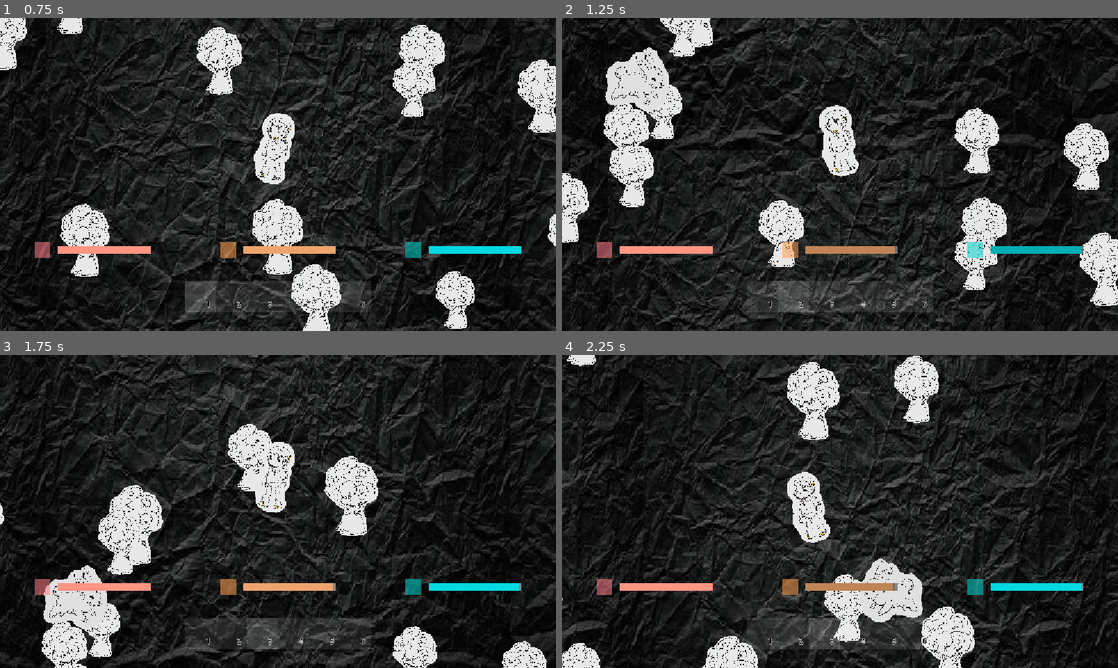
Above: before the commit, frames 1-4 (two rows, left to right).
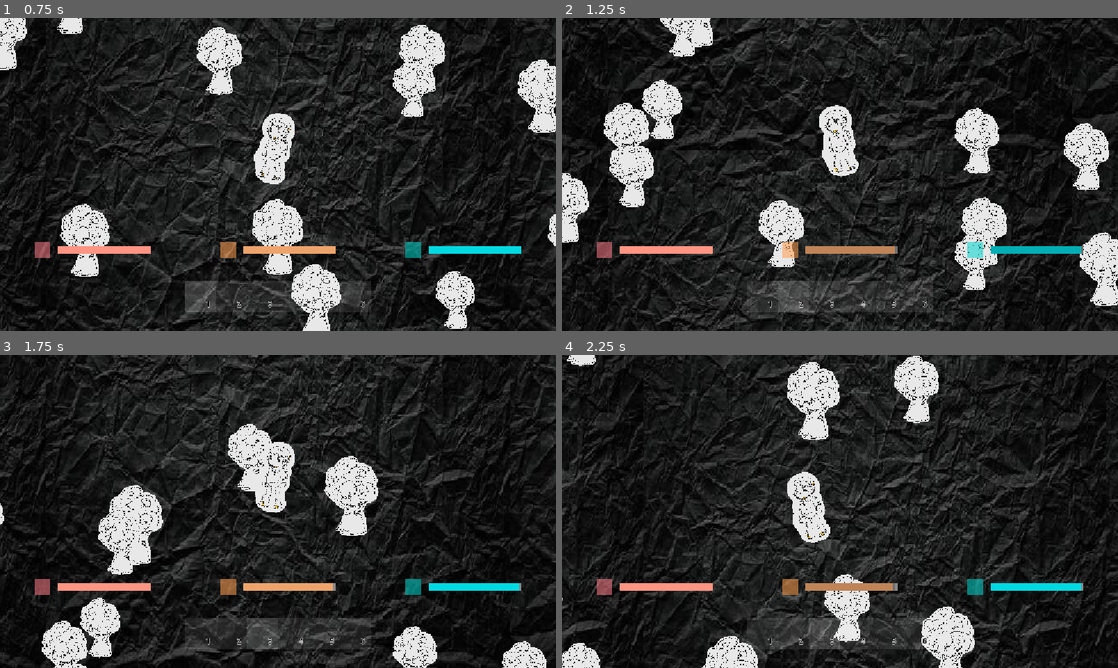
Above: after the commit, the same moments.

Repository: Duckwastakon/brackeysJam
Game: Godot game, scene res://map/map.tscn
Two runs of this game, one before a commit and one after it. Both use one fixed random seed, a clock stepped at 60 frames per second and the inputs below. The project has no main scene, so this scene is started directly.
Inputs (mouse positions are in pixels of both pictures, inside the frame that each line leads up to):
- Up to frame 1 (0.75 s): tap Enter at 0.5 s; move the mouse to (250, 237) at 0.52 s; hold W (up) from 0.53 s (still down); tap 1 (1) at 0.6 s
- Up to frame 2 (1.25 s): keep holding W (up); tap 2 (2) at 0.8 s
- Up to frame 3 (1.75 s): keep holding W (up); move the mouse to (444, 558) at 1.27 s; tap 2 (2) at 1.35 s; tap 3 (3) at 1.55 s
- Up to frame 4 (2.25 s): move the mouse to (673, 464) at 2.02 s; release W (up) at 2.03 s; hold A (left) from 2.03 s (still down); tap 3 (3) at 2.1 s

Frame 1 is identical in both runs. In frame 2, 1.4% of the frame differs, in the area x 7-20%, y 9-30%; in frame 3, 1.2%; in frame 4, 1.4%, in the area x 53-65%, y 64-86%.
Error after the commit: Cannot call method 'instantiate' on a null value. (res://map/map.gd:83)

Commit message:
monster and animals

Diff:
--- /dev/null
+++ b/animals/gd/animal.gd
@@ -0,0 +1,76 @@
+extends CharacterBody2D
+@onready var sprite = $Sprite
+@onready var switch = $Switch
+
+var animal_type: String
+var SPEED: float
+var HP: float
+var move_range: float
+var max_stop: int
+var random_wait: bool
+var food: int
+
+var f = true
+var movement: Vector2 = Vector2.ZERO
+var maxStop = false
+var stop = 0
+var dead = false
+
+func setup(type: String) -> void:
+	animal_type = type
+	var data = AnimalData.profiles[type]
+	SPEED = data["speed"]
+	HP = data["hp"]
+	move_range = data["move_range"]
+	max_stop = data["max_stop"]
+	random_wait = data["random_wait"]
+	food = randi_range(data["food_min"], data["food_max"])
+	sprite.texture = data["sprite"]
+
+func _ready() -> void:
+	if not switch.timeout.is_connected(_on_switch_timeout):
+		switch.timeout.connect(_on_switch_timeout)
+	switch.start()
+
+func _physics_process(delta: float) -> void:
+	Global.wobble(sprite, velocity)
+	velocity = movement * SPEED
+	move_and_slide()
+
+	maxStop = stop == max_stop
+
+	if HP <= 0:
+		death()
+
+func _on_switch_timeout() -> void:
+	if random_wait:
+		switch.wait_time = randi_range(1, 5)
+	random()
+	if f:
+		movement = Vector2.ZERO
+		stop += 1
+	else:
+		if movement == Vector2.ZERO:
+			start_moving()
+		else:
+			var range = randi_range(1, 180)
+			movement = movement.rotated(deg_to_rad(range))
+
+func start_moving() -> void:
+	movement = Vector2(
+		randi_range(-move_range, move_range),
+		randi_range(-move_range, move_range)
+	)
+
+func random() -> void:
+	if maxStop:
+		f = false
+		stop = 0
+	else:
+		f = randf() < 0.5
+
+func death() -> void:
+	pass
+
+func takeDamage() -> void:
+	pass
--- /dev/null
+++ b/animals/scene/animal.tscn
@@ -0,0 +1,19 @@
+[gd_scene format=3 uid="uid://gnx3tblbeb6x"]
+
+[ext_resource type="Script" uid="uid://dh1ebr2l3mdjh" path="res://animals/gd/animal.gd" id="1_xce6a"]
+
+[sub_resource type="CircleShape2D" id="CircleShape2D_xce6a"]
+radius = 47.010635
+
+[node name="Animal" type="CharacterBody2D" unique_id=297821148]
+script = ExtResource("1_xce6a")
+
+[node name="Sprite" type="Sprite2D" parent="." unique_id=632605598]
+
+[node name="Switch" type="Timer" parent="." unique_id=582591742]
+wait_time = 1.5
+
+[node name="CollisionShape2D" type="CollisionShape2D" parent="." unique_id=1972704939]
+shape = SubResource("CircleShape2D_xce6a")
+
+[connection signal="timeout" from="Switch" to="." method="_on_switch_timeout"]
--- /dev/null
+++ b/animals/scene/monster.gd
@@ -0,0 +1,77 @@
+extends CharacterBody2D
+@onready var sprite = $Sprite
+@onready var switch = $Switch
+
+var disguise_type: String
+var SPEED: float
+var move_range: float
+var max_stop: int
+var random_wait: bool
+
+var is_revealed = false
+var true_sprite = preload("res://drawn assets/monster.PNG")
+
+var f = true
+var movement: Vector2 = Vector2.ZERO
+var maxStop = false
+var stop = 0
+
+func disguise_as(type: String) -> void:
+	disguise_type = type
+	var data = AnimalData.profiles[type]
+	SPEED = data["speed"]
+	move_range = data["move_range"]
+	max_stop = data["max_stop"]
+	random_wait = data["random_wait"]
+	sprite.texture = data["sprite"]
+	is_revealed = false
+
+func reveal() -> void:
+	is_revealed = true
+	sprite.texture = true_sprite
+	SPEED = 250
+
+func _ready() -> void:
+	if not switch.timeout.is_connected(_on_switch_timeout):
+		switch.timeout.connect(_on_switch_timeout)
+	switch.start()
+
+func _physics_process(delta: float) -> void:
+	Global.wobble(sprite, velocity)
+	if is_revealed:
+		chase_behavior()
+	velocity = movement * SPEED
+	move_and_slide()
+	maxStop = stop == max_stop
+
+func chase_behavior() -> void:
+	pass  # fill in later — e.g. move toward player
+
+func _on_switch_timeout() -> void:
+	if is_revealed:
+		return  # skip wander logic once revealed
+	if random_wait:
+		switch.wait_time = randi_range(1, 5)
+	random()
+	if f:
+		movement = Vector2.ZERO
+		stop += 1
+	else:
+		if movement == Vector2.ZERO:
+			start_moving()
+		else:
+			var range = randi_range(1, 180)
+			movement = movement.rotated(deg_to_rad(range))
+
+func start_moving() -> void:
+	movement = Vector2(
+		randi_range(-move_range, move_range),
+		randi_range(-move_range, move_range)
+	)
+
+func random() -> void:
+	if maxStop:
+		f = false
+		stop = 0
+	else:
+		f = randf() < 0.5
--- /dev/null
+++ b/animals/scene/monster.tscn
@@ -0,0 +1,24 @@
+[gd_scene format=3 uid="uid://bos1y8rtmwq8d"]
+
+[ext_resource type="Script" uid="uid://cpl6d5gtemyu8" path="res://animals/scene/monster.gd" id="1_anrsy"]
+[ext_resource type="Texture2D" uid="uid://dr1kw3j0kdejg" path="res://drawn assets/monster.PNG" id="1_ttlna"]
+
+[sub_resource type="CapsuleShape2D" id="CapsuleShape2D_5yw2n"]
+radius = 110.039276
+height = 362.06882
+
+[node name="monster" type="CharacterBody2D" unique_id=462490961]
+script = ExtResource("1_anrsy")
+
+[node name="monster" type="Sprite2D" parent="." unique_id=1255467337]
+scale = Vector2(0.15, 0.15)
+texture = ExtResource("1_ttlna")
+
+[node name="CollisionShape2D" type="CollisionShape2D" parent="." unique_id=1551802448]
+position = Vector2(7, 41.999996)
+rotation = -1.5824962
+shape = SubResource("CapsuleShape2D_5yw2n")
+
+[node name="switch" type="Timer" parent="." unique_id=998344148]
+
+[connection signal="timeout" from="switch" to="." method="_on_switch_timeout"]
--- a/animals/scene/rabbit.tscn
+++ b/animals/scene/rabbit.tscn
@@ -4,14 +4,14 @@
 [ext_resource type="Texture2D" uid="uid://2emhwtqfrjrn" path="res://drawn assets/rabbit.png" id="2_4dgfd"]
 
 [sub_resource type="CircleShape2D" id="CircleShape2D_gbwfx"]
-radius = 23.135471
+radius = 15.008331
 
 [node name="Rabbit" type="CharacterBody2D" unique_id=1403473603]
 script = ExtResource("1_t6ioe")
 
 [node name="Rabbit" type="Sprite2D" parent="." unique_id=1807410776]
 position = Vector2(40.2, 40.2)
-scale = Vector2(0.04, 0.04)
+scale = Vector2(0.025, 0.025)
 texture = ExtResource("2_4dgfd")
 
 [node name="CollisionShape2D" type="CollisionShape2D" parent="." unique_id=1777891247]
--- a/map/map.gd
+++ b/map/map.gd
@@ -4,30 +4,28 @@
 @onready var rec = $resource
 @onready var player = $player
 @onready var marker = $background/Marker
-@onready var rabbit = $animals/Rabbit
-@onready var deer = $animals/deer
-@onready var fox = $animals/fox
-@onready var bear = $animals/bear
+@export var monster_scene: PackedScene
+@export var animal_scene: PackedScene
 
 const chunkSE := 640
 const tileS := 64
 const TilesRow := 10
 const rchance := 0.1
-var current_animal
+
+var monster_spawn_chance = 0.05
+var monster_instance: Node2D = null
 
 var chunks := {}
 var current_chunk_coord := Vector2i.ZERO
 
-var animal_weights = {}
-var location
+var animal_weights = {
+	"rabbit": 60,
+	"deer": 20,
+	"fox": 15,
+	"bear": 5
+}
 
 func _ready() -> void:
-	animal_weights = {
-		rabbit: 60,
-		deer: 20,
-		fox: 15,
-		bear: 5
-	}
 	generate_chunk(Vector2i.ZERO)
 	_update_chunks()
 
@@ -48,7 +46,6 @@
 func generate_chunk(coord: Vector2i) -> void:
 	if chunks.has(coord):
 		return
-
 	var origin = Vector2(coord.x * chunkSE, coord.y * chunkSE)
 	var new_back = square.duplicate()
 	new_back.position = origin
@@ -59,48 +56,43 @@
 	for y in TilesRow:
 		for x in TilesRow:
 			tile_positions.append(origin + Vector2(x * tileS, y * tileS))
-
 	generate_resources(tile_positions)
 
-
 func generate_resources(tile_positions: Array[Vector2]) -> void:
-	var resource_count = 0
-	var animal_count = 0
-	var resource_time = 0
-	var animal_time = 0
-
 	for pos in tile_positions:
 		if randf() < rchance:
-			var t0 = Time.get_ticks_msec()
 			var new_rec = rec.duplicate()
 			add_child(new_rec)
 			new_rec.position = pos + Vector2(randi_range(1, tileS), randi_range(1, tileS))
-			resource_time += Time.get_ticks_msec() - t0
-			resource_count += 1
+
 		if randf() < 1.0/200:
-			var t1 = Time.get_ticks_msec()
 			var newMarker = marker.duplicate()
 			add_child(newMarker)
 			newMarker.position = pos + Vector2(randi_range(1, tileS), randi_range(1, tileS))
 			generate_animal(newMarker.position)
-			animal_time += Time.get_ticks_msec() - t1
-			animal_count += 1
-
-	print("  resources: ", resource_count, " took ", resource_time, "ms total")
-	print("  animals: ", animal_count, " took ", animal_time, "ms total")
 
 func generate_animal(spawn_position: Vector2) -> void:
+	if monster_instance == null and randf() < monster_spawn_chance:
+		monster_instance = monster_scene.instantiate()
+		monster_instance.global_position = spawn_position
+		monster_instance.disguise_as(get_random_animal_type())
+		add_child(monster_instance)
+		return
+
+	var animal_type = get_random_animal_type()
+	var new_animal = animal_scene.instantiate()
+	new_animal.global_position = spawn_position
+	new_animal.setup(animal_type)
+	add_child(new_animal)
+
+func get_random_animal_type() -> String:
 	var total_weight = 0
 	for weight in animal_weights.values():
 		total_weight += weight
-
 	var roll = randf() * total_weight
 	var cumulative = 0.0
-
-	for animal_template in animal_weights.keys():
-		cumulative += animal_weights[animal_template]
+	for animal_type in animal_weights.keys():
+		cumulative += animal_weights[animal_type]
 		if roll < cumulative:
-			var new_animal = animal_template.duplicate()
-			new_animal.position = spawn_position
-			add_child(new_animal)
-			return
+			return animal_type
+	return animal_weights.keys()[-1]
--- a/map/map.tscn
+++ b/map/map.tscn
@@ -2,12 +2,10 @@
 
 [ext_resource type="Script" uid="uid://l5vtpm1y7iq4" path="res://map/map.gd" id="1_2c7f8"]
 [ext_resource type="PackedScene" uid="uid://bu0pmkhglv6yv" path="res://resources/resource.tscn" id="2_d5eay"]
+[ext_resource type="PackedScene" uid="uid://bos1y8rtmwq8d" path="res://animals/scene/monster.tscn" id="2_e8e5r"]
 [ext_resource type="Texture2D" uid="uid://ckbwwcjcs8byy" path="res://paper.jpg" id="2_kxmgb"]
 [ext_resource type="PackedScene" uid="uid://ug4iwky8f33o" path="res://player/player.tscn" id="3_v01jy"]
-[ext_resource type="PackedScene" uid="uid://cwmvg7l3ycbpd" path="res://animals/scene/bear.tscn" id="4_5jdw0"]
-[ext_resource type="PackedScene" uid="uid://36aywxoprrye" path="res://animals/scene/deer.tscn" id="5_kxmgb"]
-[ext_resource type="PackedScene" uid="uid://d3ob1g7bmwj20" path="res://animals/scene/fox.tscn" id="6_e8e5r"]
-[ext_resource type="PackedScene" uid="uid://u3wfgyfa0qyk" path="res://animals/scene/rabbit.tscn" id="7_112ik"]
+[ext_resource type="PackedScene" uid="uid://gnx3tblbeb6x" path="res://animals/scene/animal.tscn" id="6_7lyie"]
 
 [sub_resource type="RectangleShape2D" id="RectangleShape2D_v01jy"]
 size = Vector2(640, 640)
@@ -20,6 +18,7 @@
 
 [node name="map" type="Node2D" unique_id=1947726882]
 script = ExtResource("1_2c7f8")
+monster_scene = ExtResource("2_e8e5r")
 
 [node name="background" type="ColorRect" parent="." unique_id=1830299228]
 offset_right = 640.0
@@ -113,19 +112,7 @@
 [node name="player" parent="." unique_id=1107822596 instance=ExtResource("3_v01jy")]
 position = Vector2(320, 320)
 
-[node name="animals" type="Node2D" parent="." unique_id=1098914366]
-
-[node name="bear" parent="animals" unique_id=1522132298 instance=ExtResource("4_5jdw0")]
-z_index = 2
-
-[node name="deer" parent="animals" unique_id=1165020948 instance=ExtResource("5_kxmgb")]
-z_index = 2
-
-[node name="fox" parent="animals" unique_id=937449899 instance=ExtResource("6_e8e5r")]
-z_index = 2
-
-[node name="Rabbit" parent="animals" unique_id=1403473603 instance=ExtResource("7_112ik")]
-z_index = 2
+[node name="Animal" parent="." unique_id=297821148 instance=ExtResource("6_7lyie")]
 
 [connection signal="body_entered" from="background/body" to="." method="_on_body_body_entered"]
 [connection signal="body_exited" from="background/load" to="." method="_on_load_body_exited"]
--- a/project.godot
+++ b/project.godot
@@ -18,6 +18,7 @@
 
 Global="*uid://7ichyk2gekxj"
 CraftableItems="*uid://c6smdl5rtjks5"
+AnimalData="*uid://dudwexie2sjh2"
 
 [display]
 
@@ -26,7 +27,7 @@
 
 [editor_plugins]
 
-enabled=PackedStringArray("res://addons/godot_super-wakatime/plugin.cfg")
+enabled=PackedStringArray()
 
 [input]
 
--- /dev/null
+++ b/scripts/AnimalData.gd
@@ -0,0 +1,24 @@
+extends Node
+
+var profiles = {
+	"rabbit": {
+		"speed": 100, "hp": 5, "food_min": 1, "food_max": 2,
+		"move_range": 20, "max_stop": 2, "random_wait": false,
+		"sprite": preload("res://drawn assets/rabbit.png")
+	},
+	"fox": {
+		"speed": 100, "hp": 10, "food_min": 1, "food_max": 3,
+		"move_range": 30, "max_stop": 2, "random_wait": false,
+		"sprite": preload("res://drawn assets/fox.png")
+	},
+	"deer": {
+		"speed": 100, "hp": 15, "food_min": 2, "food_max": 5,
+		"move_range": 50, "max_stop": 1, "random_wait": true,
+		"sprite": preload("res://drawn assets/deer.png")
+	},
+	"bear": {
+		"speed": 100, "hp": 50, "food_min": 6, "food_max": 12,
+		"move_range": 50, "max_stop": 4, "random_wait": false,
+		"sprite": preload("res://drawn assets/bear.png")
+	},
+}
Not shown, added: animals/gd/animal.gd.uid
Not shown, added: animals/scene/monster.gd.uid
Not shown, added: scripts/AnimalData.gd.uid
